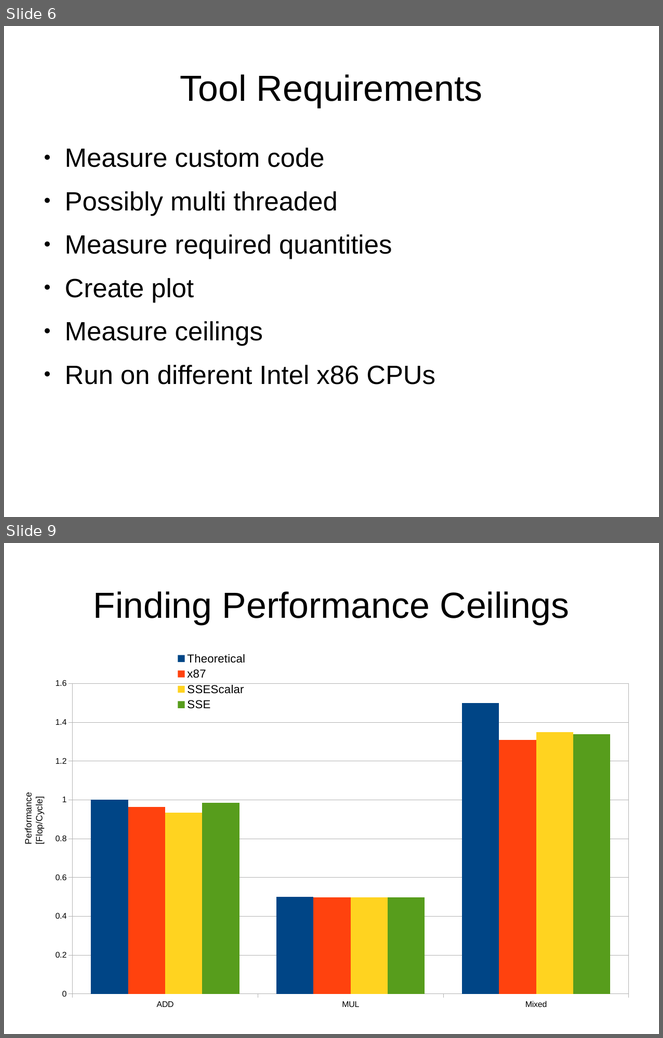
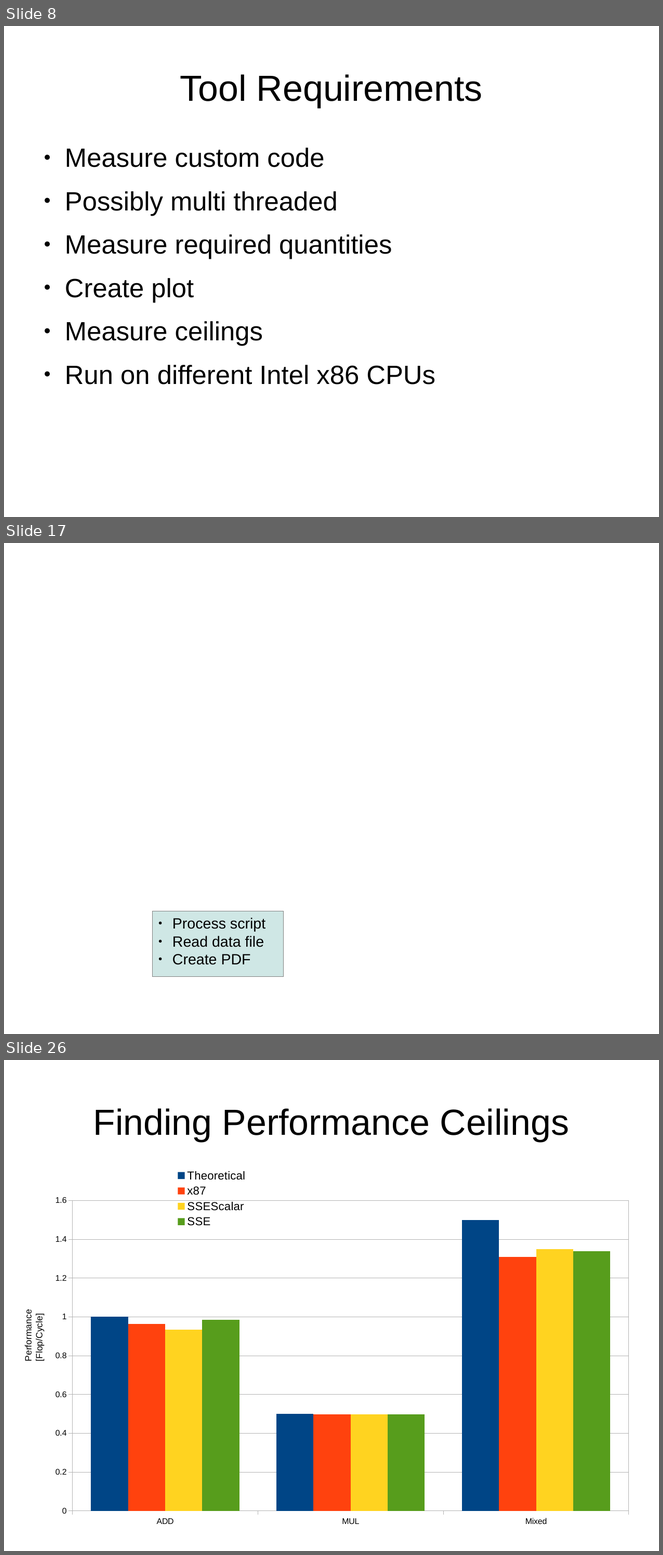
Before and after one commit to GeorgOfenbeck/Thesis_Steinmann, a slide deck: presentation.odp. Shown one above the other, each under a label of ours: slides 6 and 9 before the commit, slides 8, 17 and 26 after it; the slides between them are not shown. The pictures are 663x1038 and 663x1555 pixels, drawn with LibreOffice and Linux fonts; fonts in the diff are those of the drawing; background and template pictures are left out. Boxes give left, top, right and bottom in pixels: in the first picture for what was removed or moved away, otherwise in the second. Text is boxed around its words. In the diff, an @@ line names an element or a change of style, - is before the commit and + after.

```diff
--- a/presentation.odp
+++ b/presentation.odp
@@ slide 17 added at (4, 543, 659, 1034), background picture (left out) @@
@@ rectangle added at (153, 912, 283, 977), fill #CFE7E5, outline #808080 0 pt, 18 pt, text #000000 @@
+● Process script
+● Read data file
+● Create PDF
@@ what was slide 6 is now slide 8 @@
@@ what was slide 9 is now slide 26 @@
```
Also in this commit, not shown: 2 slides changed, 18 other slides added, 2 slides removed.
